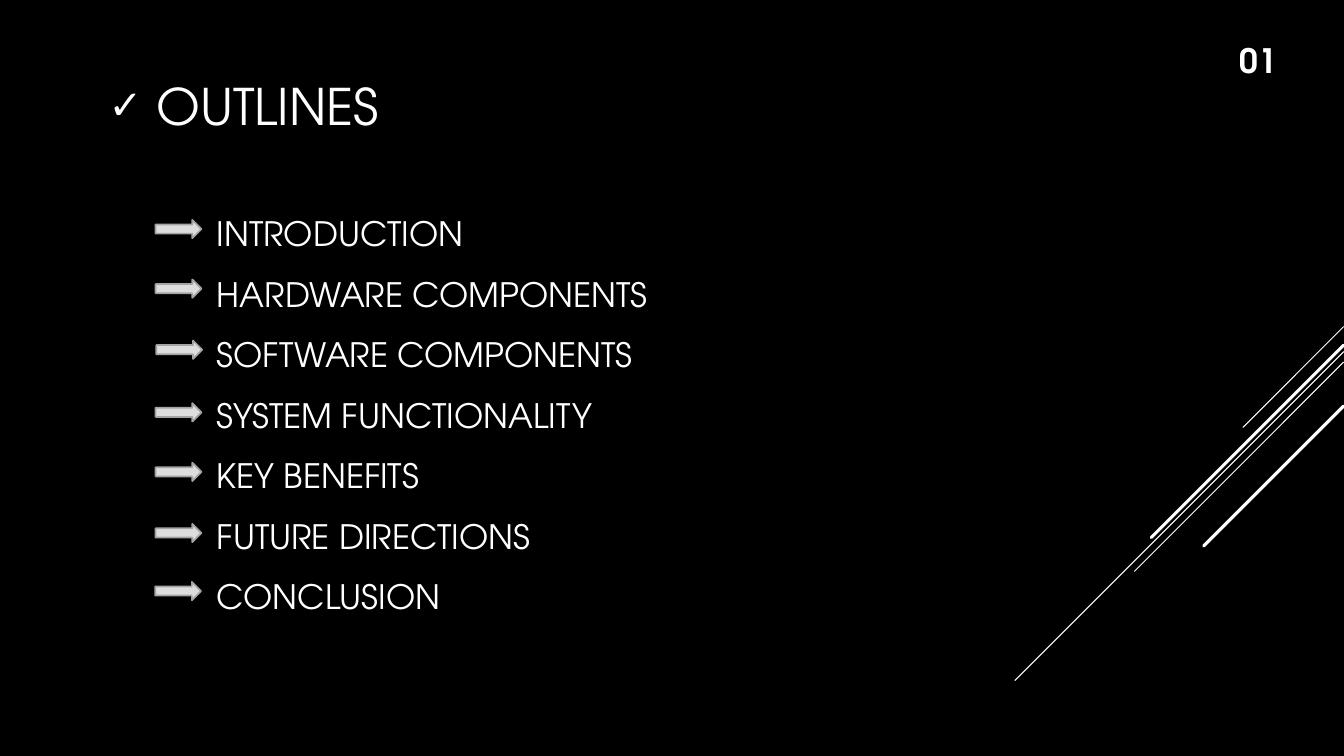
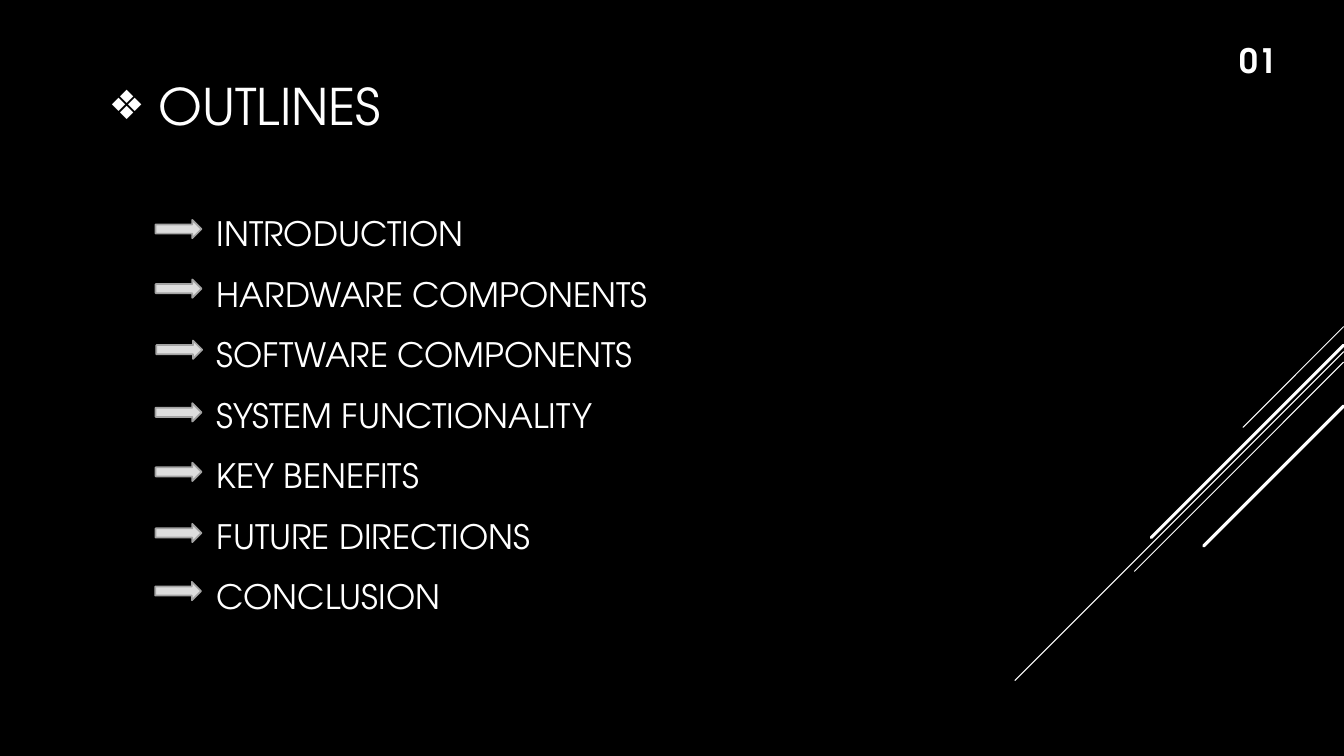
Before and after one commit to istyaque-ahammed/Technical-Writing-and-Presentation, a slide deck: slide 2 of Technical_Presentation.pptx. Drawn at 1344x756 pixels with LibreOffice and Linux fonts; fonts in the diff are those of the drawing. Boxes give left, top, right and bottom in pixels: in the first picture for what was removed or moved away, otherwise in the second. Text is boxed around its words. In the diff, an @@ line names an element or a change of style, - is before the commit and + after.

```diff
--- a/Technical_Presentation.pptx
+++ b/Technical_Presentation.pptx
@@ text "OUTLINES" at (159, 87, 381, 126): bullet ✓ to ❖ @@
```
Also in this commit, not shown: 8 other slides changed.
